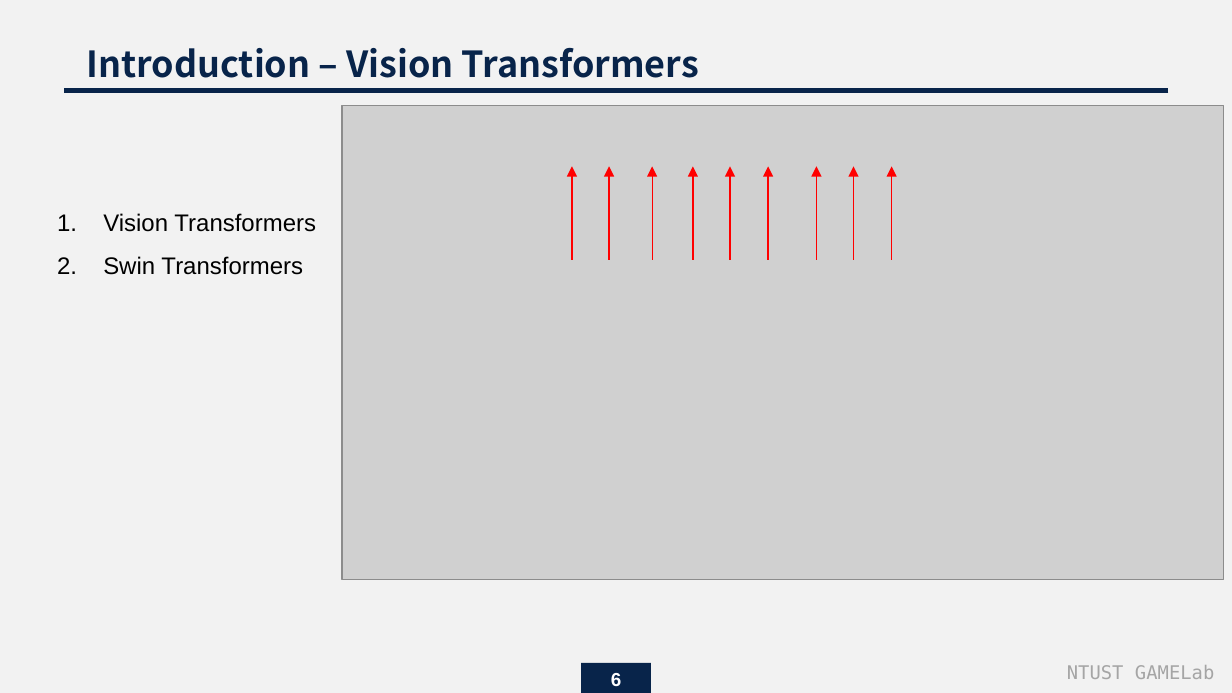
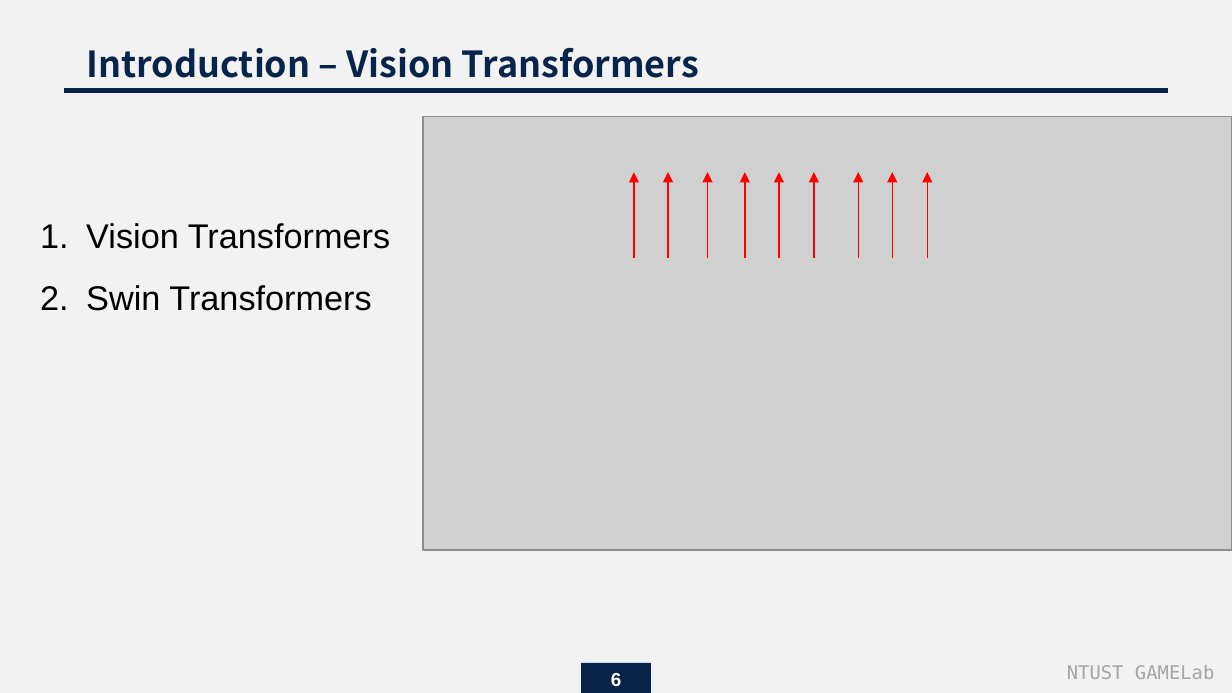
Before and after one commit to endman100/paper-, a slide deck: slide 6 of Exploring Plain Vision Transformer Backbones for Object Detection_M11015039.pptx. Drawn at 1232x693 pixels with LibreOffice and Linux fonts; fonts in the diff are those of the drawing; grey boxes stand for pictures. Boxes give left, top, right and bottom in pixels: in the first picture for what was removed or moved away, otherwise in the second. Text is boxed around its words. In the diff, an @@ line names an element or a change of style, - is before the commit and + after.

```diff
--- a/Exploring Plain Vision Transformer Backbones for Object Detection_M11015039.pptx
+++ b/Exploring Plain Vision Transformer Backbones for Object Detection_M11015039.pptx
@@ picture: place and size @@
-picture at <box>342,106,1225,580</box>
+picture at <box>423,117,1232,551</box>
@@ arrow moved from (572, 260) - (572, 166) to (634, 257) - (634, 172) @@
@@ arrow moved from (609, 260) - (609, 166) to (668, 257) - (668, 172) @@
@@ arrow moved from (652, 260) - (652, 166) to (707, 257) - (707, 172) @@
@@ arrow moved from (692, 260) - (692, 166) to (745, 257) - (745, 172) @@
@@ arrow moved from (731, 260) - (731, 166) to (779, 257) - (779, 172) @@
@@ arrow moved from (768, 260) - (768, 166) to (814, 257) - (814, 172) @@
@@ arrow moved from (817, 260) - (817, 166) to (859, 257) - (859, 172) @@
@@ arrow moved from (854, 260) - (854, 166) to (892, 257) - (892, 172) @@
@@ arrow moved from (892, 260) - (892, 166) to (928, 257) - (928, 172) @@
@@ text "Vision Transformers": place and size @@
-text "Vision Transformers" at <box>103,213,316,275</box>
+text "Vision Transformers" at <box>86,223,390,311</box>
@@ text "Vision Transformers" at <box>86,223,390,311</box>: size 14 to 20 pt @@
```
Also in this commit, not shown: 8 other slides changed, 1 slide added, 1 slide removed.
